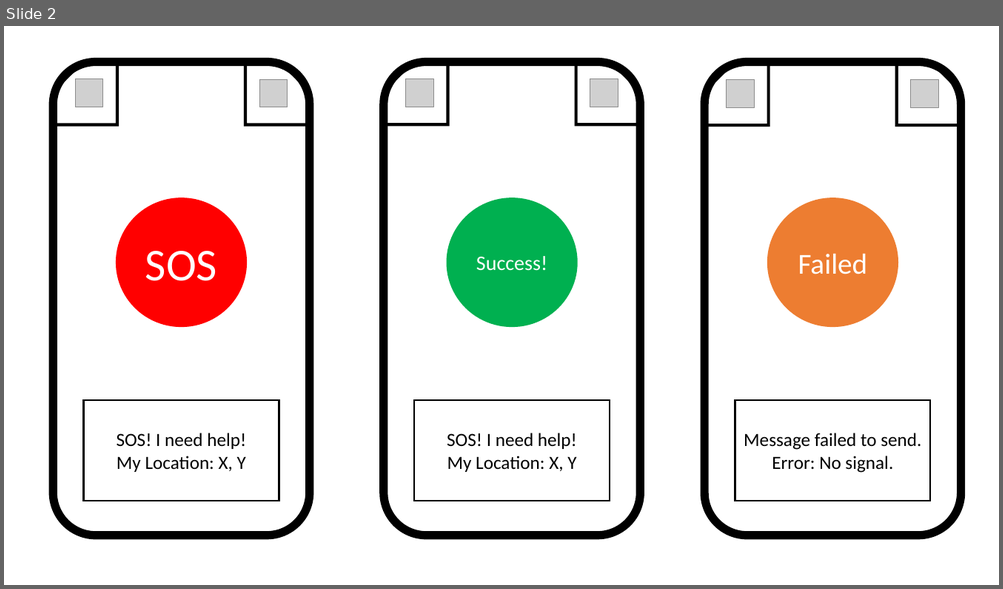
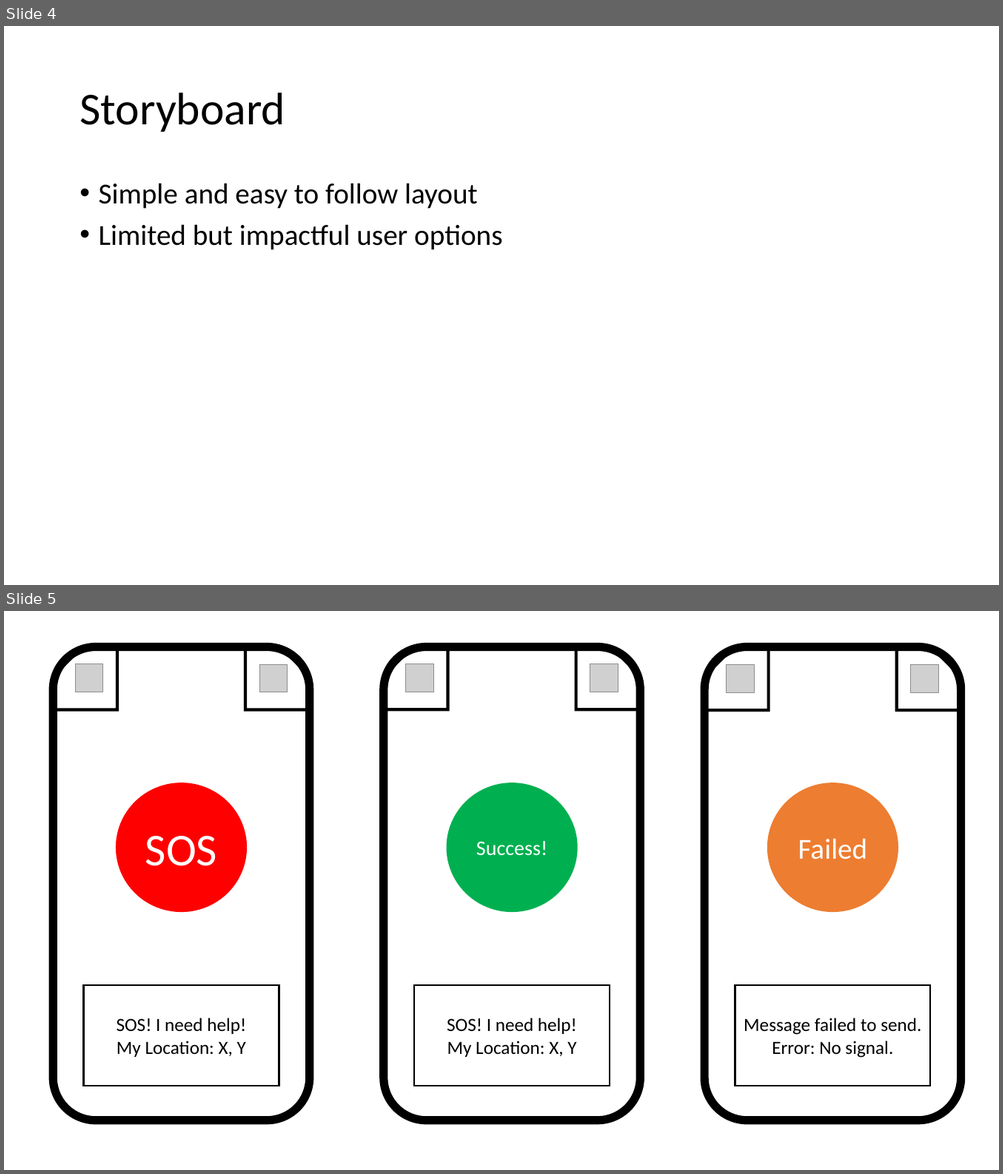
Before and after one commit to wengxu/CSE4471_SOS_App, a slide deck: StoryBoardSOS.pptx. Shown one above the other, each under a label of ours: slide 2 before the commit, slides 4 and 5 after it. The pictures are 1003x589 and 1003x1174 pixels, drawn with LibreOffice and Linux fonts; fonts in the diff are those of the drawing; grey boxes stand for pictures. Boxes give left, top, right and bottom in pixels: in the first picture for what was removed or moved away, otherwise in the second. Text is boxed around its words. In the diff, an @@ line names an element or a change of style, - is before the commit and + after.

```diff
--- a/StoryBoardSOS.pptx
+++ b/StoryBoardSOS.pptx
@@ slide 4 added at [4, 26, 999, 585], background #FFFFFF @@
@@ title added at [79, 93, 285, 132], 44 pt, text #000000 @@
+Storyboard
@@ text added at [99, 183, 502, 250], 28 pt, text #000000 @@
+• Simple and easy to follow layout
+• Limited but impactful user options
@@ what was slide 2 is now slide 5 @@
```
Also in this commit, not shown: 1 slide changed, 2 other slides added.
